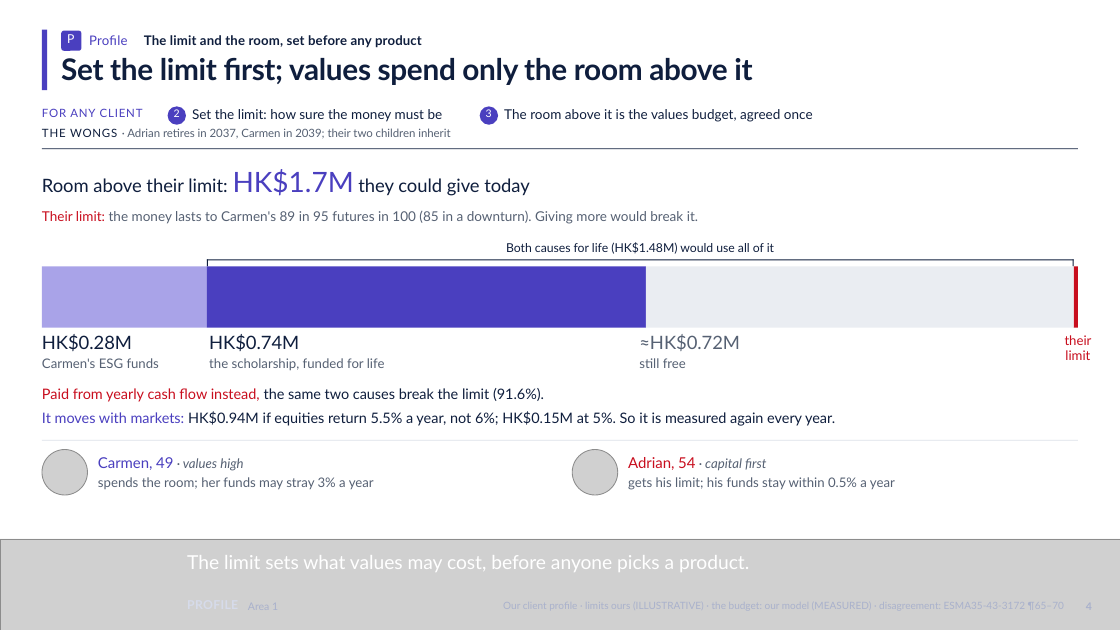
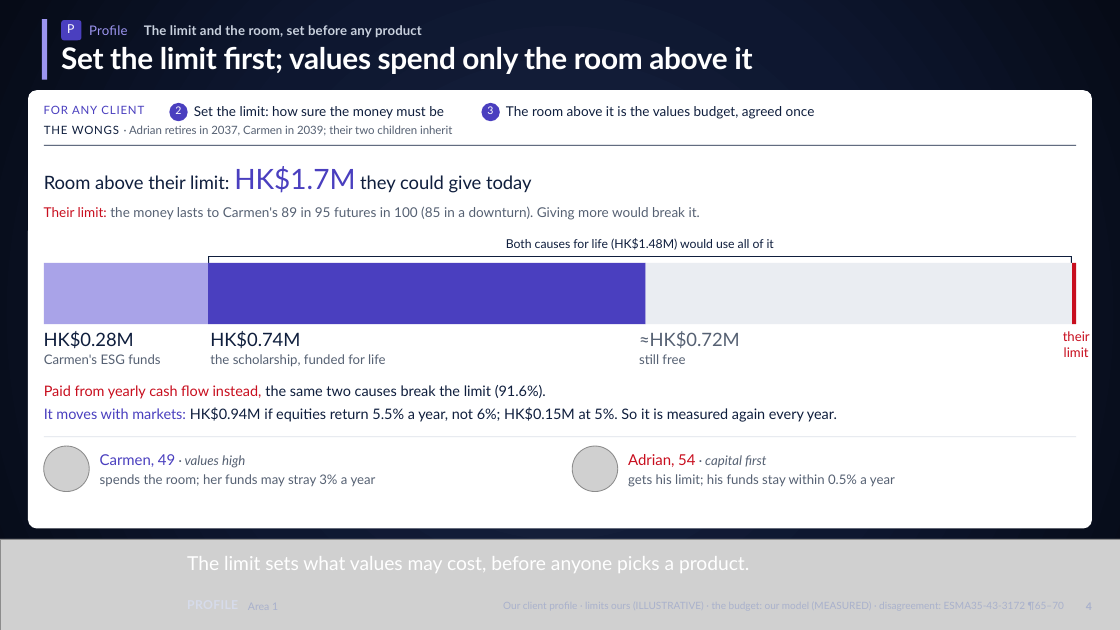
Before and after one commit to Peeradonn/finplan, a slide deck: slide 4 of Final/deck/Axis.pptx. Drawn at 1120x630 pixels with LibreOffice and Linux fonts; fonts in the diff are those of the drawing; grey boxes stand for pictures. Boxes give left, top, right and bottom in pixels: in the first picture for what was removed or moved away, otherwise in the second. Text is boxed around its words. In the diff, an @@ line names an element or a change of style, - is before the commit and + after.

```diff
--- a/Final/deck/Axis.pptx
+++ b/Final/deck/Axis.pptx
@@ background #FFFFFF to gradient #1C2846 to #0E1730 to #060B17 @@
@@ 4 texts, 1 rounded rectangle, 1 rectangle: place and size @@
-4 texts, 1 rounded rectangle, 1 rectangle at (42,29,752,90)
+4 texts, 1 rounded rectangle, 1 rectangle at (42,19,752,80)
@@ rectangle at (42,19,47,80): fill #4A3FBF to #9C95F0 @@
@@ text "Profile" at (89,25,127,35): text colour #4A3FBF to #9C95F0 @@
@@ text "The limit and the room, ..." at (144,25,422,37): text colour #0F1E3D to #C9D1DE @@
@@ text "Set the limit first; values ..." at (61,47,752,74): text colour #0F1E3D to #FFFFFF @@
@@ rounded rectangle added at (28,90,1092,528), fill #FFFFFF @@
@@ 8 texts, 7 rectangles, 2 pictures, 2 ellipses: place and size @@
-8 texts, 7 rectangles, 2 pictures, 2 ellipses at (42,107,1092,495)
+8 texts, 7 rectangles, 2 pictures, 2 ellipses at (44,103,1090,492)
@@ rectangle: place and size @@
-rectangle at (42,149,1078,150)
+rectangle at (44,145,1076,145)
```
Also in this commit, not shown: 25 other slides changed, 11 other files.
